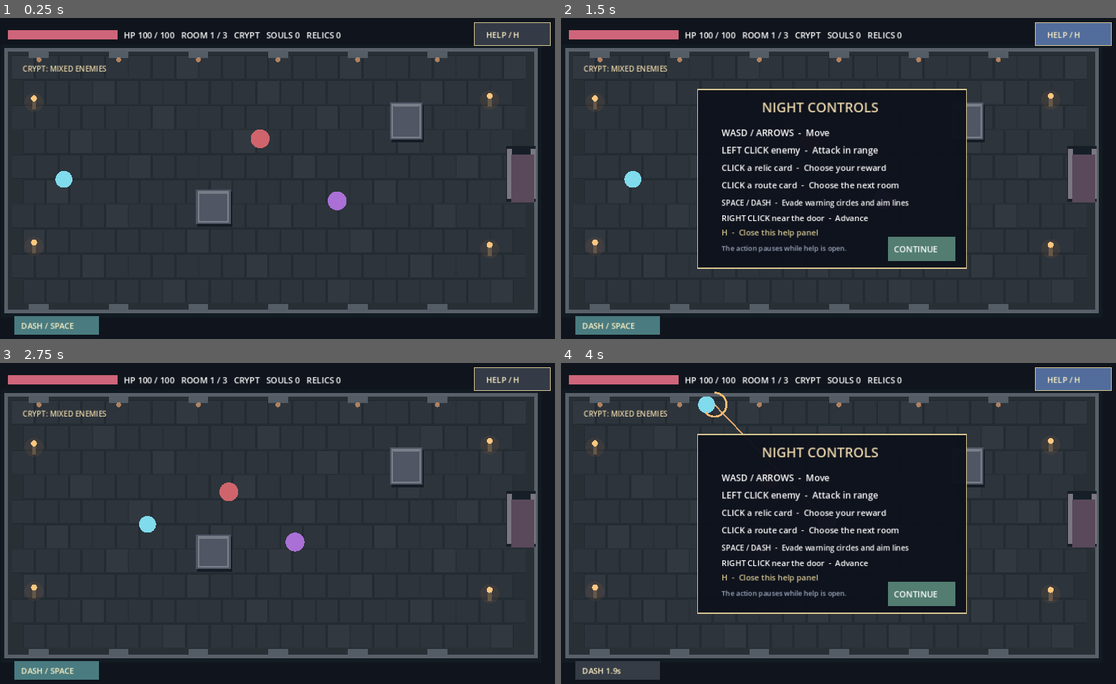
Above: before the commit, frames 1-4 (two rows, left to right).
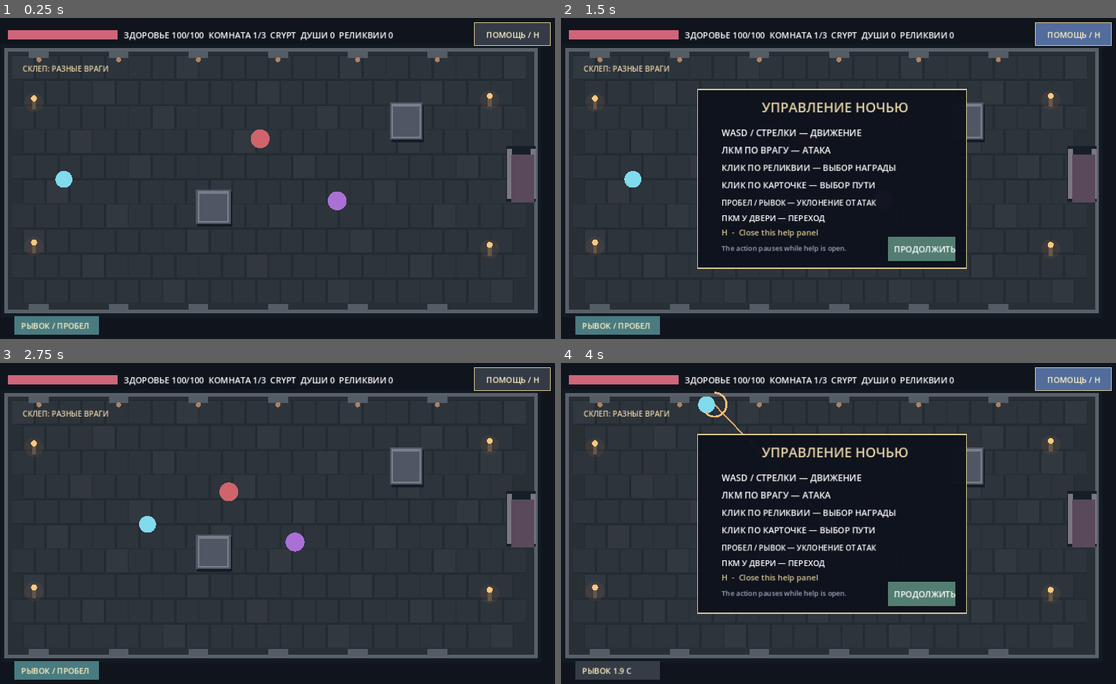
Above: after the commit, the same moments.

Repository: DoctorStrangeSH/Last-Ritual
Game: Godot game, scene res://scenes/topdown_night_prototype.tscn
Two runs of this game, one before a commit and one after it. Both use one fixed random seed, a clock stepped at 60 frames per second and the inputs below. This scene is started directly instead of the project's main scene.
Inputs (mouse positions are in pixels of both pictures, inside the frame that each line leads up to):
- Up to frame 1 (0.25 s): no input
- Up to frame 2 (1.5 s): tap Enter at 0.5 s; move the mouse to (960, 162) at 0.52 s; hold Right (ui_right) 0.53-1.28 s; tap H at 0.6 s; click (960, 162) at 0.67 s; tap Space at 0.77, 1.25 s; move the mouse to (716, 194) at 1.27 s; hold Down (ui_down) from 1.28 s (still down); tap R at 1.35 s
- Up to frame 3 (2.75 s): tap Space at 1.52 s; tap Enter at 2 s; move the mouse to (327, 452) at 2.02 s; release Down (ui_down) at 2.03 s; hold Right (ui_right) from 2.03 s (still down); tap H at 2.1 s
- Up to frame 4 (4 s): move the mouse to (805, 587) at 2.77 s; release Right (ui_right) at 2.78 s; hold Up (ui_up) 2.78-3.53 s; tap R at 2.85 s; click (805, 587) at 2.92 s; tap Space at 3.02, 3.77 s; move the mouse to (1005, 571) at 3.52 s; hold Left (ui_left) from 3.53 s (still down); tap H at 3.6 s

The runs differ from the first frame. In frame 1, 1.2% of the frame differs, in the area x 4-98%, y 4-97%; in frame 2, 4.4%; in frame 3, 1.2%; in frame 4, 4.4%.

Commit message:
i18n: translate night combat HUD, relic selection, routes and help into Russian

Diff:
--- a/scripts/topdown_night_prototype.gd
+++ b/scripts/topdown_night_prototype.gd
@@ -27,7 +27,7 @@
 var night_souls := 0
 var shop_open := false
 const ROOM_KINDS := ["CRYPT", "AMBUSH", "ELITE"]
-const ROOM_TACTICS := ["CRYPT: MIXED ENEMIES", "AMBUSH: FAST FLANKERS", "ELITE: ARMORED CHAMPION"]
+const ROOM_TACTICS := ["СКЛЕП: РАЗНЫЕ ВРАГИ", "ЗАСАДА: БЫСТРЫЕ ВРАГИ", "ЭЛИТА: БРОНИРОВАННЫЙ ВРАГ"]
 const ROUTE_RECTS := [Rect2(66.0, 490.0, 245.0, 65.0), Rect2(327.0, 490.0, 245.0, 65.0), Rect2(588.0, 490.0, 245.0, 65.0), Rect2(849.0, 490.0, 245.0, 65.0)]
 const SHOP_RECTS := [Rect2(340.0, 320.0, 155.0, 60.0), Rect2(500.0, 320.0, 155.0, 60.0), Rect2(660.0, 320.0, 155.0, 60.0)]
 const HELP_BUTTON := Rect2(984.0, 10.0, 153.0, 46.0)
@@ -562,19 +562,19 @@
     draw_circle(player_pos, 22.0 if player_hit_flash > 0.0 else 17.0, Color("#fff1d1") if player_hit_flash > 0.0 else (Color("#80dbed") if invulnerable_time <= 0.0 or int(invulnerable_time * 16.0) % 2 == 0 else Color("#4c657a")))
     draw_rect(Rect2(48.0, 25.0, 220.0, 18.0), Color("#442c37"))
     draw_rect(Rect2(48.0, 25.0, 220.0 * float(player_hp) / 100.0, 18.0), Color("#cf657a"))
-    draw_label("HP %d / 100   ROOM %d / 3   %s   SOULS %d   RELICS %d" % [player_hp, room_index + 1, ROOM_KINDS[room_variant], night_souls, relics.size()], Vector2(280, 41), 17)
+    draw_label("ЗДОРОВЬЕ %d/100  КОМНАТА %d/3  %s  ДУШИ %d  РЕЛИКВИИ %d" % [player_hp, room_index + 1, ROOM_KINDS[room_variant], night_souls, relics.size()], Vector2(280, 41), 17)
     draw_label(ROOM_TACTICS[room_variant], Vector2(77, 108), 15, Color("#e7d3a8"))
     if route_boon != "":
         draw_label(route_boon, Vector2(300, 65), 14, Color("#d5c592"))
     if run_state == "won":
         draw_rect(Rect2(350.0, 190.0, 452.0, 180.0), Color("#295343"))
-        draw_label("VICTORY", Vector2(510, 245), 30)
+        draw_label("ПОБЕДА", Vector2(510, 245), 30)
     if run_state == "lost":
         draw_rect(Rect2(350.0, 190.0, 452.0, 180.0), Color("#422837"))
-        draw_label("DEFEAT", Vector2(510, 245), 30)
+        draw_label("ПОРАЖЕНИЕ", Vector2(510, 245), 30)
     if run_state != "playing":
         draw_rect(RESTART_BUTTON, Color("#739bb0"))
-        draw_label("RESTART RUN", Vector2(488, 337), 22)
+        draw_label("НОВЫЙ ЗАБЕГ", Vector2(488, 337), 22)
     for enemy in enemies:
         var ranged_remaining: float = float(enemy.get("ranged_warning", 0.0))
         var melee_remaining: float = float(enemy.get("melee_warning", 0.0))
@@ -604,7 +604,7 @@
         draw_label(reward_notice, Vector2(414, 119), 19, Color("#fff1c8"))
     if reward_available:
         draw_circle(Vector2(576, 325), 24.0, Color("#f4d78c"))
-        draw_label("CHOOSE ONE RELIC", Vector2(480, 425), 23)
+        draw_label("ВЫБЕРИТЕ РЕЛИКВИЮ", Vector2(480, 425), 23)
         var palette := [Color("#526d9b"), Color("#a16a36"), Color("#863c54")]
         for i in range(RELIC_RECTS.size()):
             draw_rect(RELIC_RECTS[i], palette[i])
@@ -614,38 +614,38 @@
             draw_label(RELIC_EFFECTS[i], RELIC_RECTS[i].position + Vector2(10, 50), 12)
     if shop_open:
         draw_rect(Rect2(285.0, 205.0, 570.0, 220.0), Color("#263b45"))
-        draw_label("WANDERING MERCHANT - SOULS %d" % night_souls, Vector2(359, 255), 23)
+        draw_label("СТРАНСТВУЮЩИЙ ТОРГОВЕЦ — ДУШИ %d" % night_souls, Vector2(359, 255), 23)
         for i in range(SHOP_RECTS.size()):
             draw_rect(SHOP_RECTS[i], Color("#4e8373") if i < 2 else Color("#775e6d"))
-            draw_label("+1 DMG / 2" if i == 0 else "+20 HP / 1" if i == 1 else "LEAVE", SHOP_RECTS[i].position + Vector2(10, 37), 17)
+            draw_label("+1 УРОН / 2" if i == 0 else "+20 ЗДОРОВЬЯ / 1" if i == 1 else "УЙТИ", SHOP_RECTS[i].position + Vector2(10, 37), 17)
     if door_available():
-        draw_label("CHOOSE YOUR NEXT ROUTE", Vector2(450, 473), 22)
+        draw_label("ВЫБЕРИТЕ ПУТЬ", Vector2(450, 473), 22)
         for i in range(ROUTE_RECTS.size()):
             var variant := posmod(dungeon_seed + room_index + 1 + i, ROOM_KINDS.size())
             draw_rect(ROUTE_RECTS[i], Color("#496c74") if i == 0 else Color("#81556e") if i == 1 else Color("#7a568b") if i == 2 else Color("#6c8061"))
-            var offer := "TREASURE +18 HP" if i == 0 else "RISK -12 HP / +1 ATK" if i == 1 else "CURSE -20 HP / +35% SPD" if i == 2 else "MERCHANT / SOULS"
+            var offer := "КЛАД +18 ЗДОРОВЬЯ" if i == 0 else "РИСК -12 ЗД / +1 УРОН" if i == 1 else "ПРОКЛЯТИЕ -20 ЗД / +35% СКОР" if i == 2 else "ТОРГОВЕЦ / ДУШИ"
             draw_label(offer, ROUTE_RECTS[i].position + Vector2(10, 39), 16)
         draw_rect(Rect2(1058.0, 275.0, 46.0, 96.0), Color("#72b59b"))
     else:
         draw_rect(Rect2(1058.0, 275.0, 46.0, 96.0), Color("#59495b"))
 
     draw_rect(DASH_BUTTON, Color("#497b80") if dash_cooldown <= 0.0 and run_state == "playing" and not reward_available and not shop_open else Color("#353c46"))
-    draw_label("DASH / SPACE" if dash_cooldown <= 0.0 else "DASH %.1fs" % dash_cooldown, DASH_BUTTON.position + Vector2(14, 26), 16, Color("#fff2c5"))
+    draw_label("РЫВОК / ПРОБЕЛ" if dash_cooldown <= 0.0 else "РЫВОК %.1f С" % dash_cooldown, DASH_BUTTON.position + Vector2(14, 26), 16, Color("#fff2c5"))
     draw_rect(HELP_BUTTON, Color("#526d9b") if help_visible else Color("#343b47"))
     draw_rect(HELP_BUTTON, Color("#d5c592"), false, 1.5)
-    draw_label("HELP / H", HELP_BUTTON.position + Vector2(24.0, 30.0), 16, Color("#fff2c5"))
+    draw_label("ПОМОЩЬ / H", HELP_BUTTON.position + Vector2(24.0, 30.0), 16, Color("#fff2c5"))
     if help_visible:
         var help_panel := Rect2(306, 144, 540, 360)
         draw_rect(help_panel, Color(0.055, 0.07, 0.11, 0.97))
         draw_rect(help_panel, Color("#d5c592"), false, 2.0)
-        draw_label("NIGHT CONTROLS", Vector2(435, 190), 27, Color("#e7d3a8"))
-        draw_label("WASD / ARROWS  -  Move", Vector2(354, 238), 18)
-        draw_label("LEFT CLICK enemy  -  Attack in range", Vector2(354, 273), 18)
-        draw_label("CLICK a relic card  -  Choose your reward", Vector2(354, 308), 17)
-        draw_label("CLICK a route card  -  Choose the next room", Vector2(354, 343), 17)
-        draw_label("SPACE / DASH  -  Evade warning circles and aim lines", Vector2(354, 378), 15)
-        draw_label("RIGHT CLICK near the door  -  Advance", Vector2(354, 409), 16)
+        draw_label("УПРАВЛЕНИЕ НОЧЬЮ", Vector2(435, 190), 27, Color("#e7d3a8"))
+        draw_label("WASD / СТРЕЛКИ — ДВИЖЕНИЕ", Vector2(354, 238), 18)
+        draw_label("ЛКМ ПО ВРАГУ — АТАКА", Vector2(354, 273), 18)
+        draw_label("КЛИК ПО РЕЛИКВИИ — ВЫБОР НАГРАДЫ", Vector2(354, 308), 17)
+        draw_label("КЛИК ПО КАРТОЧКЕ — ВЫБОР ПУТИ", Vector2(354, 343), 17)
+        draw_label("ПРОБЕЛ / РЫВОК — УКЛОНЕНИЕ ОТ АТАК", Vector2(354, 378), 15)
+        draw_label("ПКМ У ДВЕРИ — ПЕРЕХОД", Vector2(354, 409), 16)
         draw_label("H  -  Close this help panel", Vector2(354, 438), 16, Color("#d5c592"))
         draw_label("The action pauses while help is open.", Vector2(354, 469), 14, Color("#9da9bf"))
         draw_rect(HELP_CLOSE_BUTTON, Color("#527d70"))
-        draw_label("CONTINUE", HELP_CLOSE_BUTTON.position + Vector2(12.0, 31.0), 17, Color.WHITE)
+        draw_label("ПРОДОЛЖИТЬ", HELP_CLOSE_BUTTON.position + Vector2(12.0, 31.0), 17, Color.WHITE)
